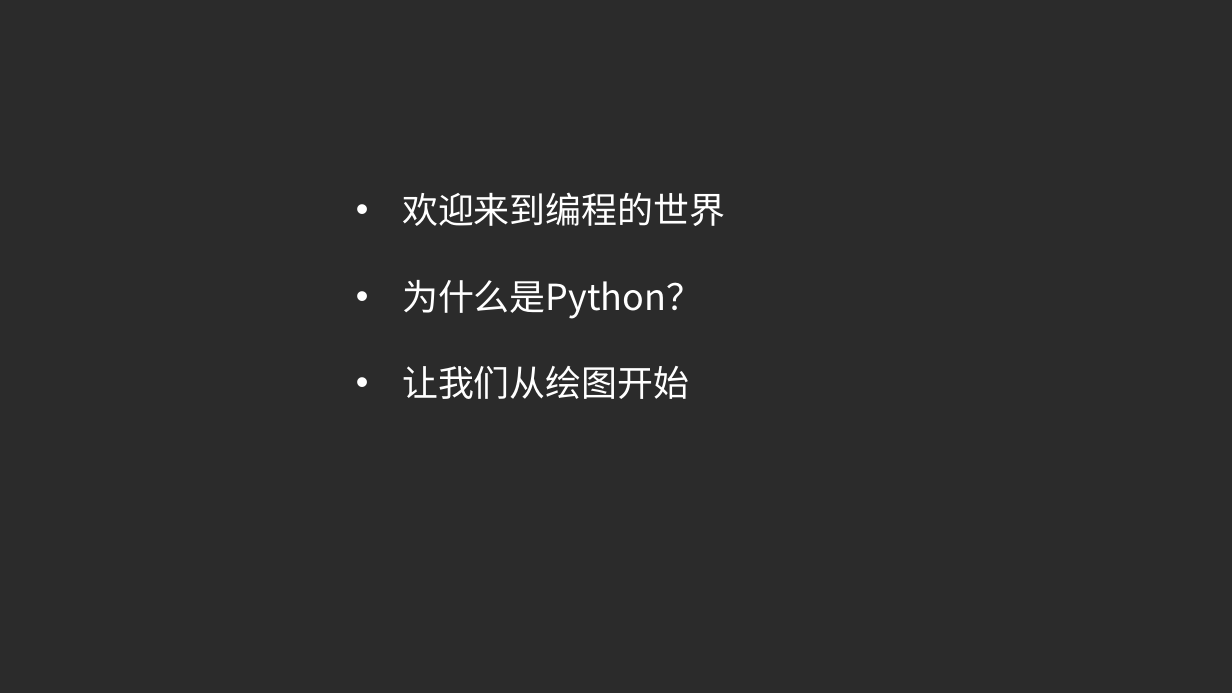
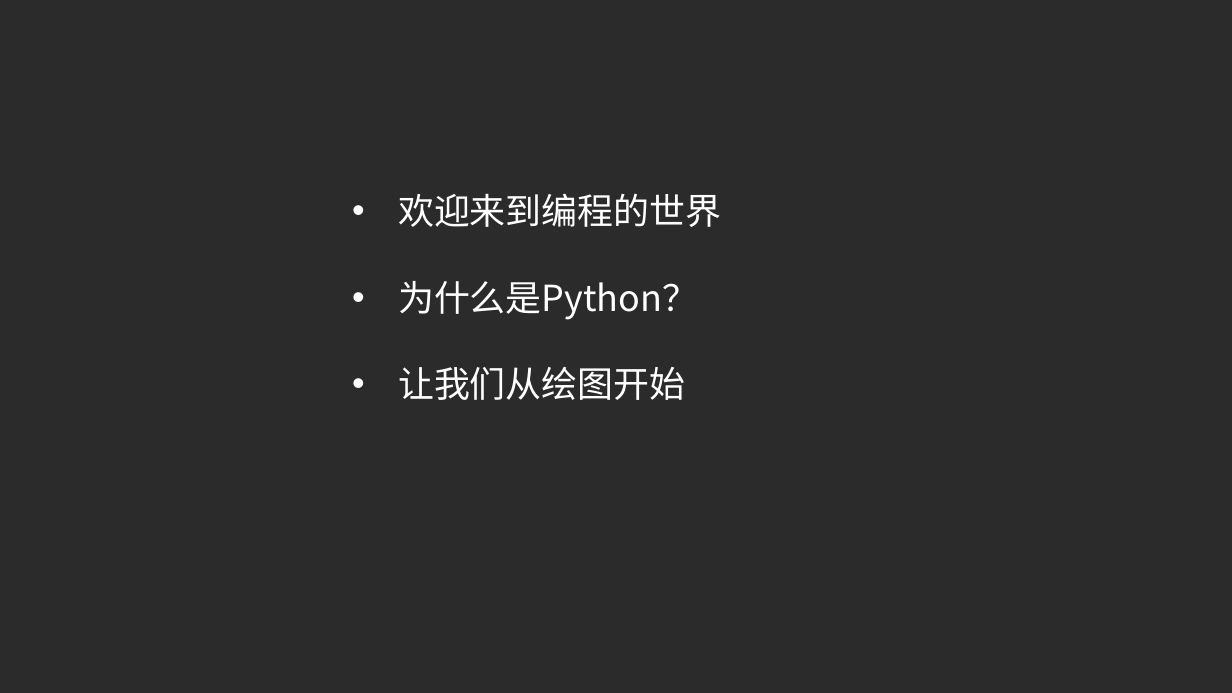
Before and after one commit to BattalionCommander/Python, a slide deck: slide 2 of Python体验课.pptx. Drawn at 1232x693 pixels with LibreOffice and Linux fonts; fonts in the diff are those of the drawing; background and template pictures are left out; a plain dark background stands for a picture behind light text. Boxes give left, top, right and bottom in pixels: in the first picture for what was removed or moved away, otherwise in the second. Text is boxed around its words. In the diff, an @@ line names an element or a change of style, - is before the commit and + after.

```diff
--- a/Python体验课.pptx
+++ b/Python体验课.pptx
@@ text "欢迎来到编程的世界": place and size @@
-text "欢迎来到编程的世界" at bbox=[402, 193, 725, 399]
+text "欢迎来到编程的世界" at bbox=[398, 194, 721, 400]
```
Also in this commit, not shown: 4 other slides changed, 1 other file.
